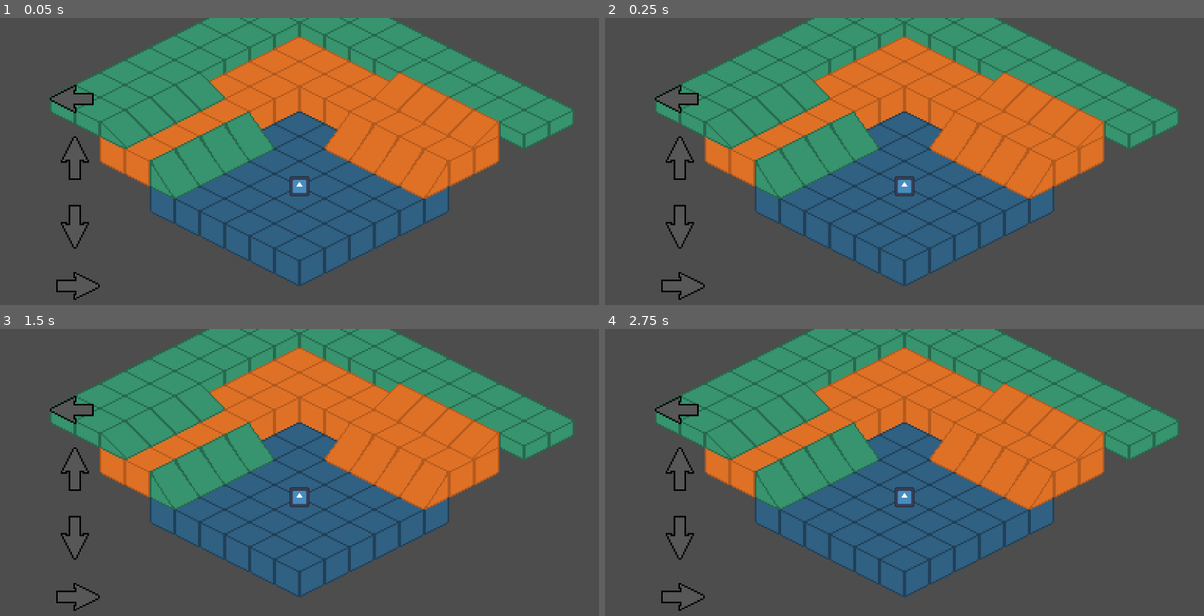
Above: before the commit, frames 1-4 (two rows, left to right).
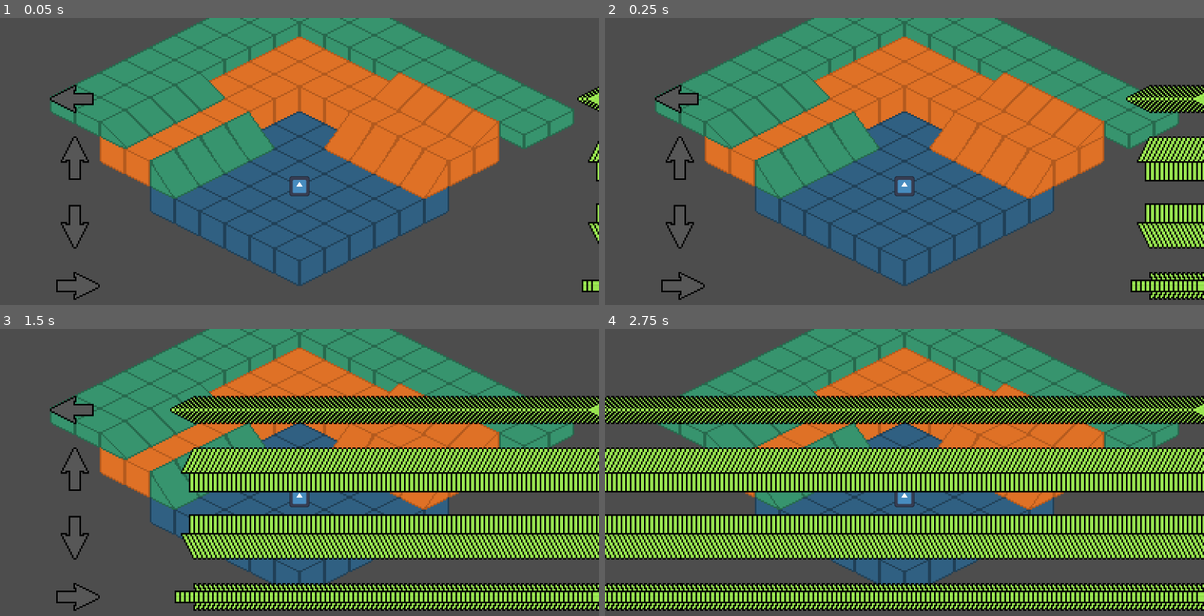
Above: after the commit, the same moments.

Repository: Hobbes-2/Jesters-Tempo
Game: Godot game, scene res://Scenes/main.tscn
Same seed, same stepped clock (60 frames per second), same inputs: the game is played once before the commit and once after it. The engine's default icon, where the game draws it, is replaced by a stand-in: a white triangle on a blue panel in a dark square.
Inputs:
- Up to frame 1 (0.05 s): no input
- Up to frame 2 (0.25 s): no input
- Up to frame 3 (1.5 s): tap Enter at 0.5 s; hold Right (Right) 0.53-1.28 s; tap Alt at 0.6 s; hold Down (Down) from 1.28 s (still down); tap Shift at 1.35 s
- Up to frame 4 (2.75 s): release Down (Down) at 2.03 s; hold Right (Right) from 2.03 s (still down); tap Alt at 2.1 s

The runs differ from the first frame. In frame 1, 0.5% of the frame differs, in the area x 96-100%, y 23-96%; in frame 2, 5.2%; in frame 3, 35%; in frame 4, 50%, in the area x 0-100%, y 23-99%.

Commit message:
set up demucs and seperated song files. still working on reading them to create actually good tracks

Diff:
--- a/Scenes/key_listener.tscn
+++ b/Scenes/key_listener.tscn
@@ -43,7 +43,7 @@
 
 [node name="SongPlayerCalc" type="AudioStreamPlayer" parent="."]
 stream = ExtResource("3_vs4jh")
-bus = &"Calculator"
+autoplay = true
 
 [connection signal="timeout" from="RandomTimer" to="." method="_on_random_timer_timeout"]
 [connection signal="area_entered" from="TimingArea" to="." method="_on_timing_area_area_entered"]
--- a/Scenes/player_controller.tscn
+++ b/Scenes/player_controller.tscn
@@ -1,7 +1,11 @@
-[gd_scene load_steps=5 format=3 uid="uid://cr1kvc7jbnlg6"]
+[gd_scene load_steps=9 format=3 uid="uid://cr1kvc7jbnlg6"]
 
 [ext_resource type="Texture2D" uid="uid://8s6x817mpuq4" path="res://images/icon.svg" id="2_dl1v4"]
 [ext_resource type="AudioStream" uid="uid://m8r063nmgaxo" path="res://Music/IT'S GOING DOWN [qQy9HlWIXWo].mp3" id="3_dl1v4"]
+[ext_resource type="AudioStream" uid="uid://kxvfsfri3ybq" path="res://Music/Seperated/Going Down/bass.mp3" id="4_53kst"]
+[ext_resource type="AudioStream" uid="uid://x61xvlgh75i" path="res://Music/Seperated/Going Down/drums.mp3" id="5_iy555"]
+[ext_resource type="AudioStream" uid="uid://cj3a75w57638b" path="res://Music/Seperated/Going Down/vocals.mp3" id="6_1cmmd"]
+[ext_resource type="AudioStream" uid="uid://ye30smqr42qv" path="res://Music/Seperated/Going Down/other.mp3" id="7_4jfj4"]
 [ext_resource type="PackedScene" uid="uid://d4hc345qi0gg8" path="res://Scenes/key_listener.tscn" id="8_iy555"]
 
 [sub_resource type="SpriteFrames" id="SpriteFrames_bnokr"]
@@ -31,22 +35,30 @@
 rotation = 3.1415927
 direction = "right"
 song = ExtResource("3_dl1v4")
+part = ExtResource("4_53kst")
+partName = "Bass"
 
 [node name="KeyListener2" parent="." instance=ExtResource("8_iy555")]
 position = Vector2(-144, 24)
 rotation = -1.573452
 direction = "down"
 song = ExtResource("3_dl1v4")
+part = ExtResource("5_iy555")
+partName = "Drums"
 
 [node name="KeyListener3" parent="." instance=ExtResource("8_iy555")]
 position = Vector2(-144, -56)
 direction = "left"
 song = ExtResource("3_dl1v4")
+part = ExtResource("6_1cmmd")
+partName = "Vocal"
 
 [node name="KeyListener4" parent="." instance=ExtResource("8_iy555")]
 position = Vector2(-144, -16)
 rotation = 1.5707964
 direction = "up"
 song = ExtResource("3_dl1v4")
+part = ExtResource("7_4jfj4")
+partName = "Other"
 
 [connection signal="timeout" from="RandomTimer" to="." method="_on_random_timer_timeout"]
--- /dev/null
+++ b/Scripts/DemucsSetup.gd
@@ -0,0 +1,67 @@
+extends Node
+
+#Find if demucs is installed
+func find_demucs() -> String:
+	var candidates = [
+		"demucs",
+		"/usr/bin/demucs",
+		OS.get_user_data_dir() + "/demucs/venv/bin/demucs"
+	]
+
+	for c in candidates:
+		var out := []
+		if OS.execute(c, ["--version"], out, true) == 0:
+			return c
+		#If not, open the pypi page for demucs for the player to install
+		else:
+			OS.shell_open("https://pypi.org/project/demucs/")
+	return ""
+
+
+@onready var file_dialog := $FileDialog
+
+#Have the player choose an mp3
+func _on_select_song_pressed():
+	file_dialog.popup_centered()
+
+func _on_FileDialog_file_selected(path: String):
+	process_song(path)
+
+#Run demucs
+func process_song(mp3_path: String):
+	var thread := Thread.new()
+	thread.start(_run_demucs.bind(mp3_path))
+
+
+func _run_demucs(mp3_path: String):
+	var output_dir = OS.get_user_data_dir() + "/separated"
+	DirAccess.make_dir_recursive_absolute(output_dir)
+
+	var args = [
+		"-n", "htdemucs",
+		"-o", output_dir,
+		mp3_path
+	]
+
+	var output := []
+	var exit_code = OS.execute("demucs", args, output, true)
+
+	if exit_code == 0:
+		call_deferred("_on_demucs_finished", mp3_path, output_dir)
+	else:
+		call_deferred("_on_demucs_failed", output)
+
+#Example of what to do to load it i think
+func _on_demucs_finished(mp3_path: String, base_dir: String):
+	var song_name = mp3_path.get_file().get_basename()
+	var stem_dir = base_dir + "/htdemucs/" + song_name + "/"
+
+	load_stem("drums", stem_dir + "drums.wav")
+	load_stem("bass", stem_dir + "bass.wav")
+	load_stem("vocals", stem_dir + "vocals.wav")
+
+func load_stem(fileName: String, path: String):
+	var stream = AudioStreamWAV.load_from_file(path)
+	var player = AudioStreamPlayer.new()
+	player.stream = stream
+	add_child(player)
--- a/Scripts/falling_key.gd
+++ b/Scripts/falling_key.gd
@@ -1,4 +1,6 @@
 extends AnimatedSprite2D
+
+@export var debug : bool = false
 
 var fall_speed = 3
 #Starting x pos
@@ -13,7 +15,8 @@
 	position -= Vector2(fall_speed, 0)
 	# Find out how long it takes for arrow to reach critical spot
 	if global_position.x < pass_threshold and not $Timer.is_stopped():
-		print("Time is:", $Timer.wait_time - $Timer.time_left)
+		if debug:
+			print("Time is:", $Timer.wait_time - $Timer.time_left)
 		$Timer.stop()
 		has_passed = true
 
--- a/Scripts/key_listener.gd
+++ b/Scripts/key_listener.gd
@@ -3,6 +3,8 @@
 @export var direction : String = ""
 @export var song : AudioStreamMP3
 @export var debug : bool = false
+@export var part : AudioStreamMP3
+@export var partName : String = ""
 
 #@onready var score_text = preload("res://objects/score_press_text.tscn")
 @onready var falling_key = preload("res://Scenes/falling_key.tscn")
@@ -22,11 +24,23 @@
 var quips = ["Too early!", "Perfect!", "Nice!", "Close call!"]
 var quip
 
+var spectrum
+var pitch
+var output : Array = []
 # Called when the node enters the scene tree for the first time.
 func _ready() -> void:
-	song_player_calc.stream = song
+	#OS.execute(
+	#"bash",
+	#["-c", "source venv/bin/activate && demucs song.mp3"],
+	#output
+#)
+
+
+	#spectrum = AudioServer.get_bus_effect_instance(1, 0)
+	song_player_calc.bus = partName
+	song_player_calc.stream = part
 	song_player_calc.playing = true
-	AudioServer.set_bus_mute(AudioServer.get_bus_index("Calculator"), true)
+	#AudioServer.set_bus_mute(AudioServer.get_bus_index("Calculator"), true)
 	await get_tree().create_timer(1.92).timeout
 	song_player.stream = song
 	song_player.playing = true
@@ -45,9 +59,24 @@
 			print("Timing is " , timeStop, ". ", quip)
 		current_note.queue_free()
 
-	if AudioServer.get_bus_peak_volume_right_db(1, 0) > -75.0:
+
+#Put a if statement in here to check if the part is and adjust the -80 accordingly
+	if AudioServer.get_bus_peak_volume_left_db(AudioServer.get_bus_index(partName), 0) < -80:
 		CreateFallingKey()
-		print(AudioServer.get_bus_peak_volume_right_db(1, 0))
+	print(AudioServer.get_bus_peak_volume_left_db(AudioServer.get_bus_index(partName), 0))
+
+##With overall sound
+	#if AudioServer.get_bus_peak_volume_right_db(1, 0) > -75.0:
+		#CreateFallingKey()
+		#print(AudioServer.get_bus_peak_volume_right_db(1, 0))
+
+##This is with pitch
+	#var magnitude = spectrum.get_magnitude_for_frequency_range(20, 20000)
+	#pitch = magnitude.length()
+	#print("Pitch is: ", pitch)
+	#if pitch >= 0.4:
+		#CreateFallingKey()
+
 
 	if Input.is_action_just_pressed(direction.capitalize()):
 		if entered == true:
--- a/default_bus_layout.tres
+++ b/default_bus_layout.tres
@@ -1,4 +1,7 @@
-[gd_resource type="AudioBusLayout" format=3 uid="uid://jkp54i443t8t"]
+[gd_resource type="AudioBusLayout" load_steps=2 format=3 uid="uid://jkp54i443t8t"]
+
+[sub_resource type="AudioEffectSpectrumAnalyzer" id="AudioEffectSpectrumAnalyzer_j3pel"]
+resource_name = "SpectrumAnalyzer"
 
 [resource]
 bus/1/name = &"Calculator"
@@ -7,9 +10,35 @@
 bus/1/bypass_fx = false
 bus/1/volume_db = -80.0
 bus/1/send = &"Master"
+bus/1/effect/0/effect = SubResource("AudioEffectSpectrumAnalyzer_j3pel")
+bus/1/effect/0/enabled = true
 bus/2/name = &"Music"
 bus/2/solo = true
 bus/2/mute = false
 bus/2/bypass_fx = false
 bus/2/volume_db = 0.0
 bus/2/send = &"Master"
+bus/3/name = &"Bass"
+bus/3/solo = true
+bus/3/mute = false
+bus/3/bypass_fx = false
+bus/3/volume_db = 0.0
+bus/3/send = &"Calculator"
+bus/4/name = &"Drums"
+bus/4/solo = true
+bus/4/mute = false
+bus/4/bypass_fx = false
+bus/4/volume_db = 0.0
+bus/4/send = &"Calculator"
+bus/5/name = &"Vocal"
+bus/5/solo = true
+bus/5/mute = false
+bus/5/bypass_fx = false
+bus/5/volume_db = 0.0
+bus/5/send = &"Calculator"
+bus/6/name = &"Other"
+bus/6/solo = true
+bus/6/mute = false
+bus/6/bypass_fx = false
+bus/6/volume_db = 0.0
+bus/6/send = &"Calculator"
--- a/project.godot
+++ b/project.godot
@@ -18,6 +18,7 @@
 [autoload]
 
 Signals="*res://Scripts/signals.gd"
+DemucsSetup="*res://Scripts/DemucsSetup.gd"
 
 [editor_plugins]
 
Not shown, added: Music/Seperated/Going Down/bass.mp3.import
Not shown, added: Music/Seperated/Going Down/drums.mp3.import
Not shown, added: Music/Seperated/Going Down/other.mp3.import
Not shown, added: Music/Seperated/Going Down/vocals.mp3.import
Not shown, added: Scripts/DemucsSetup.gd.uid
Not shown, added: Music/Seperated/Going Down/bass.mp3
Not shown, added: Music/Seperated/Going Down/drums.mp3
Not shown, added: Music/Seperated/Going Down/other.mp3
Not shown, added: Music/Seperated/Going Down/vocals.mp3
